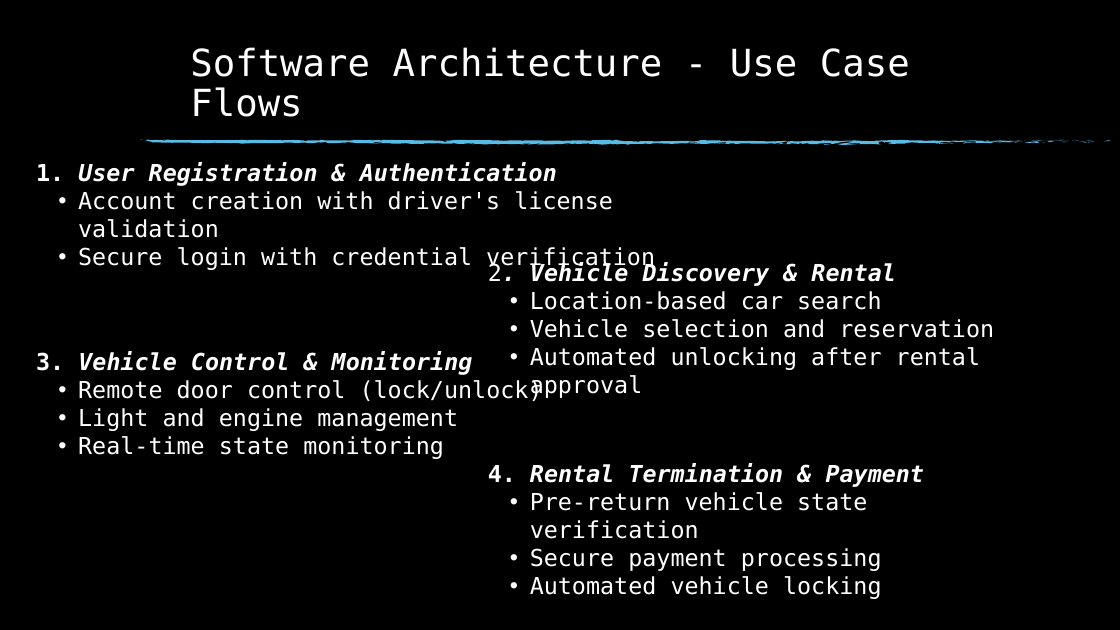
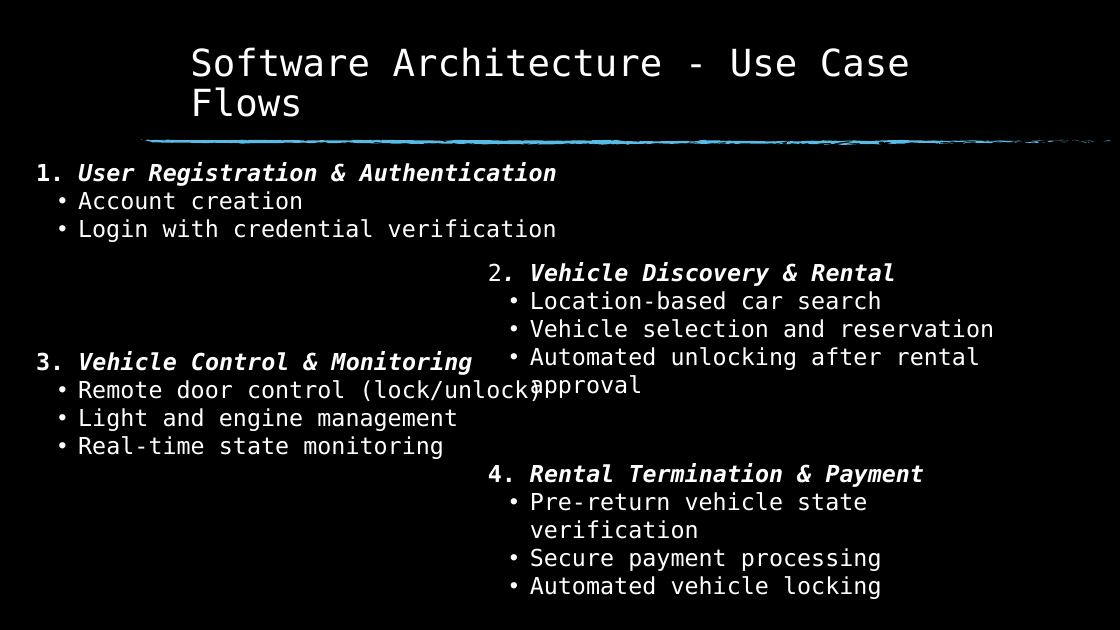
Before and after one commit to StefanCotos/CarSharing, a slide deck: slide 4 of Car Sharing System.pptx. Drawn at 1120x630 pixels with LibreOffice and Linux fonts; fonts in the diff are those of the drawing; background and template pictures are left out. Boxes give left, top, right and bottom in pixels: in the first picture for what was removed or moved away, otherwise in the second. Text is boxed around its words. In the diff, an @@ line names an element or a change of style, - is before the commit and + after.

```diff
--- a/Car Sharing System.pptx
+++ b/Car Sharing System.pptx
@@ text at <box>78,191,557,242</box>: text changed @@
-  • Account creation with driver's license validation
-  • Secure login with credential verification
+  • Account creation
+  • Login with credential verification
```
Also in this commit, not shown: 3 other slides changed, 2 other files.
